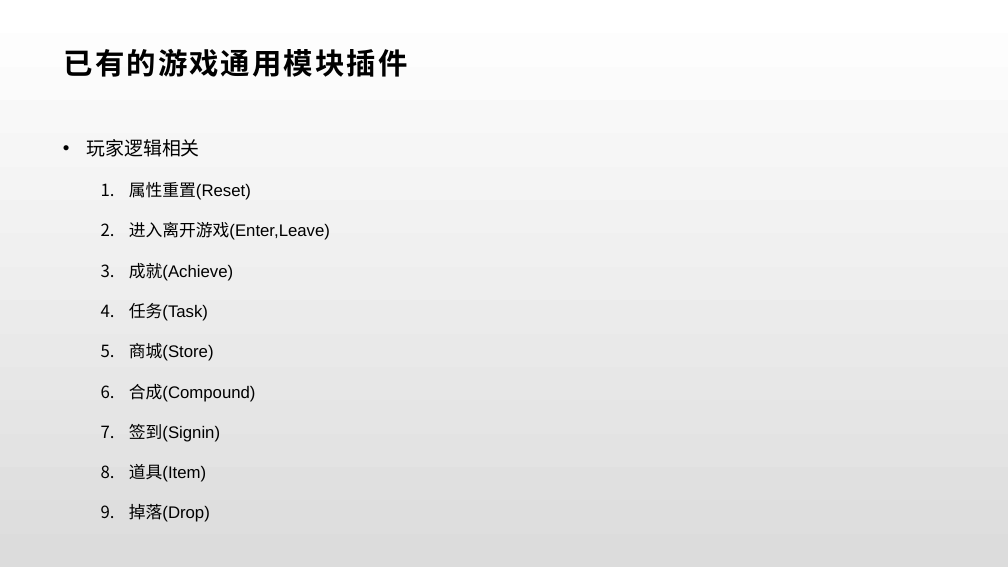
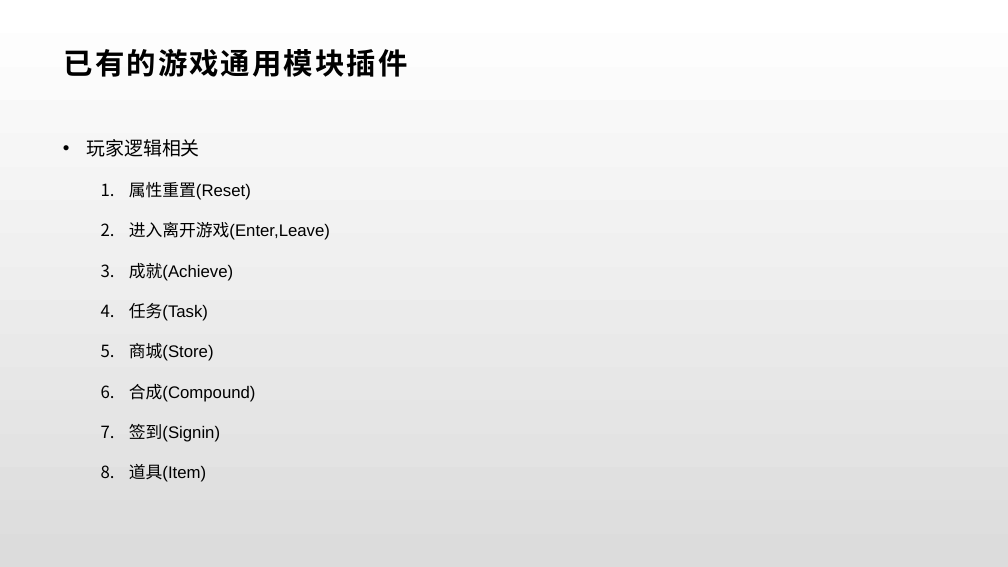
Before and after one commit to lori227/KFrame, a slide deck: slide 20 of _doc/KFrame.pptx (slide 18 before the commit). Drawn at 1008x567 pixels with LibreOffice and Linux fonts; fonts in the diff are those of the drawing. Boxes give left, top, right and bottom in pixels: in the first picture for what was removed or moved away, otherwise in the second. Text is boxed around its words. In the diff, an @@ line names an element or a change of style, - is before the commit and + after.

```diff
--- a/_doc/KFrame.pptx
+++ b/_doc/KFrame.pptx
@@ text at [129, 504, 210, 522]: paragraph removed @@
-  9. 掉落(Drop)
```
Also in this commit, not shown: 2 other slides changed, 2 slides added, 3 other files.
